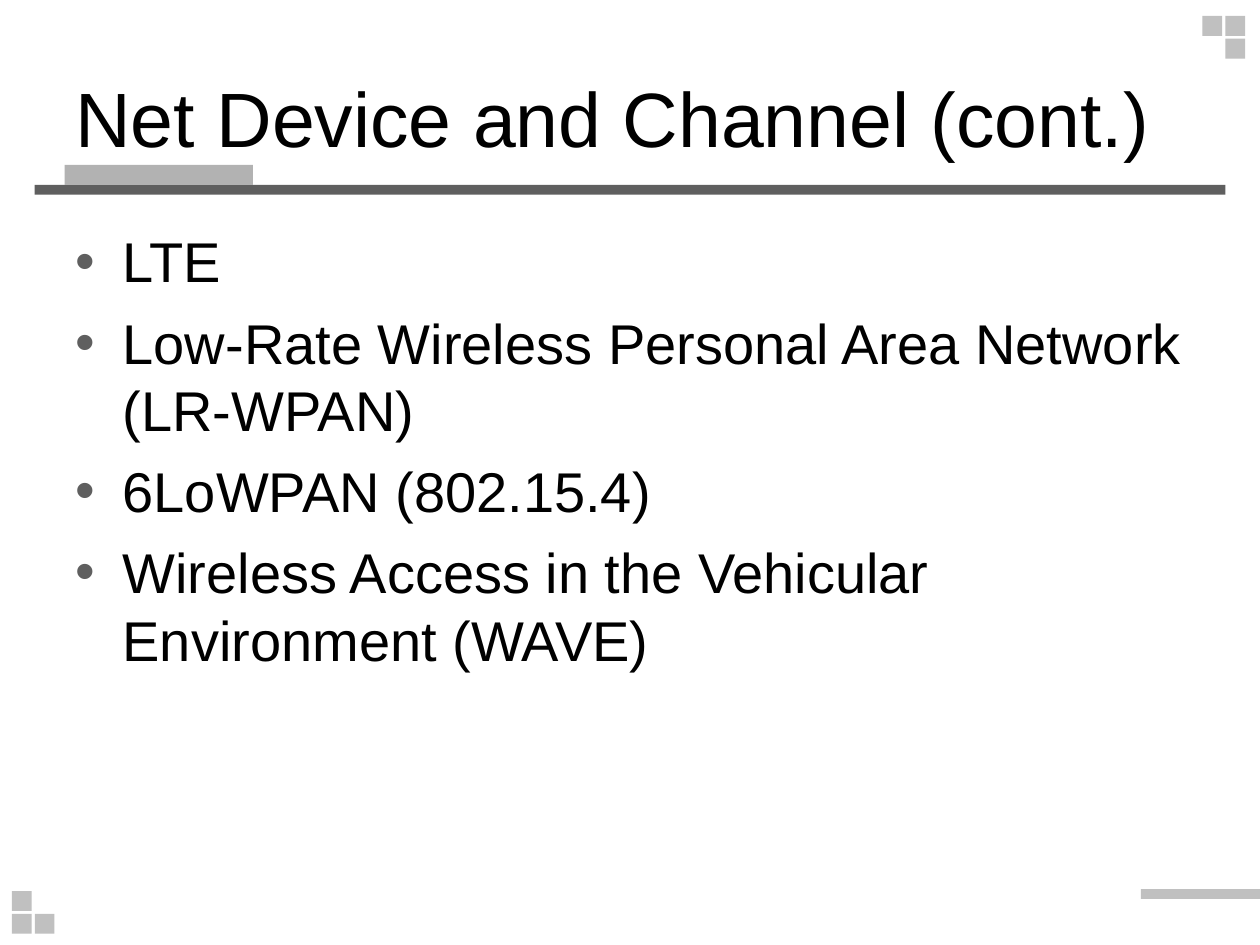
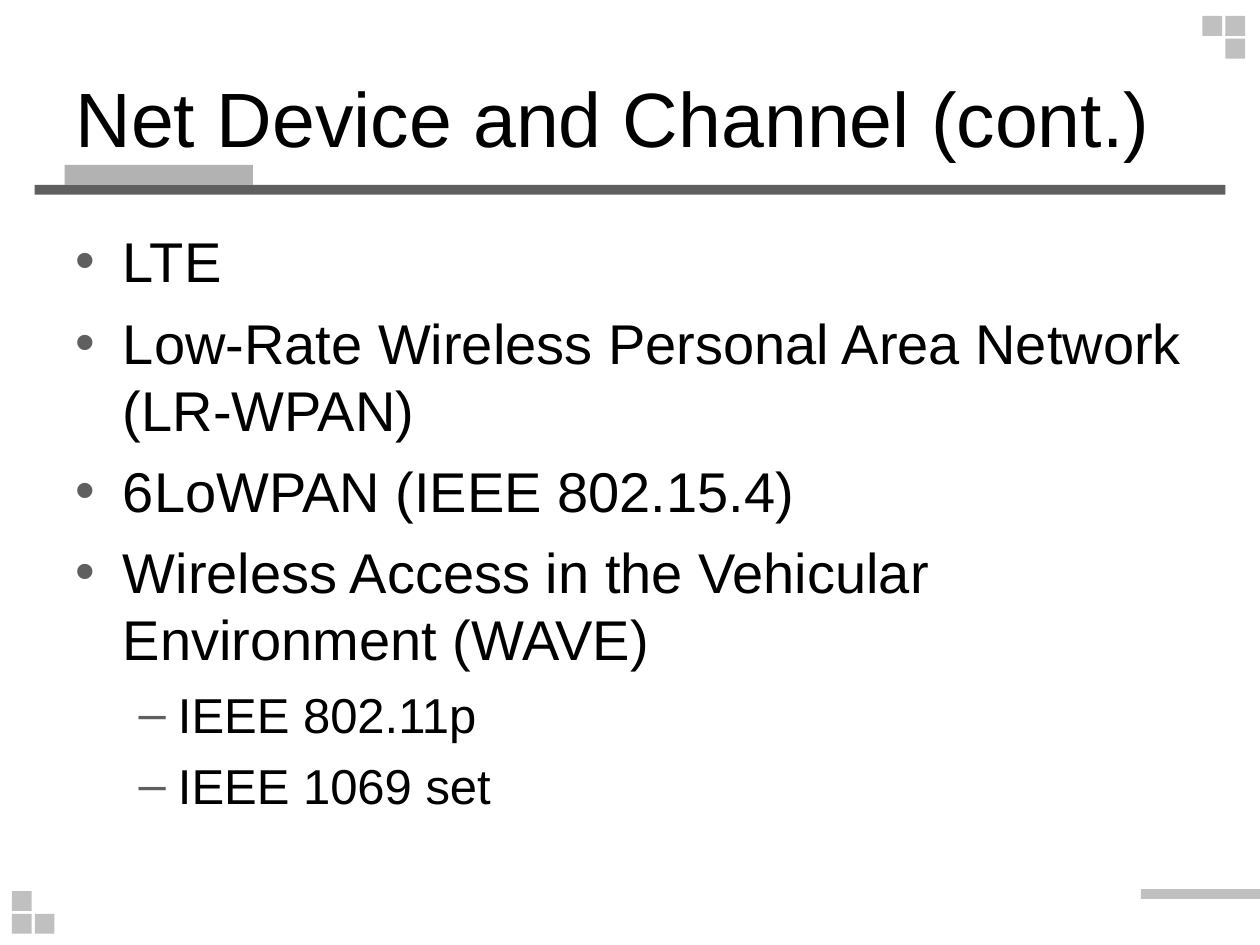
Before and after one commit to wlshiu/my_note, a slide deck: slide 8 of note_vg/ns3_intro.ppt (slide 9 before the commit). Drawn at 1260x945 pixels with LibreOffice and Linux fonts; fonts in the diff are those of the drawing. Boxes give left, top, right and bottom in pixels: in the first picture for what was removed or moved away, otherwise in the second. Text is boxed around its words. In the diff, an @@ line names an element or a change of style, - is before the commit and + after.

```diff
--- a/note_vg/ns3_intro.ppt
+++ b/note_vg/ns3_intro.ppt
@@ text at [123,471,794,523]: text changed @@
-• 6LoWPAN (802.15.4)
+• 6LoWPAN (IEEE 802.15.4)
@@ text at [178,698,491,805]: paragraphs added @@
+  – IEEE 802.11p
+  – IEEE 1069 set
```
Also in this commit, not shown: 3 other slides changed, 20 slides added, 1 slide removed.
